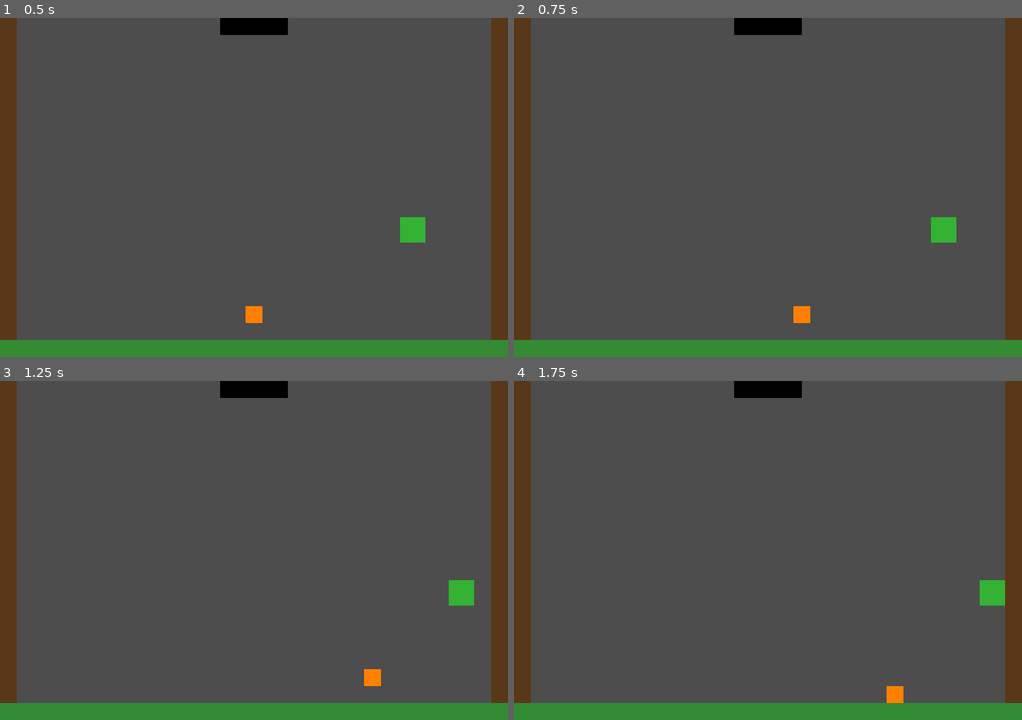
Above: before the commit, frames 1-4 (two rows, left to right).
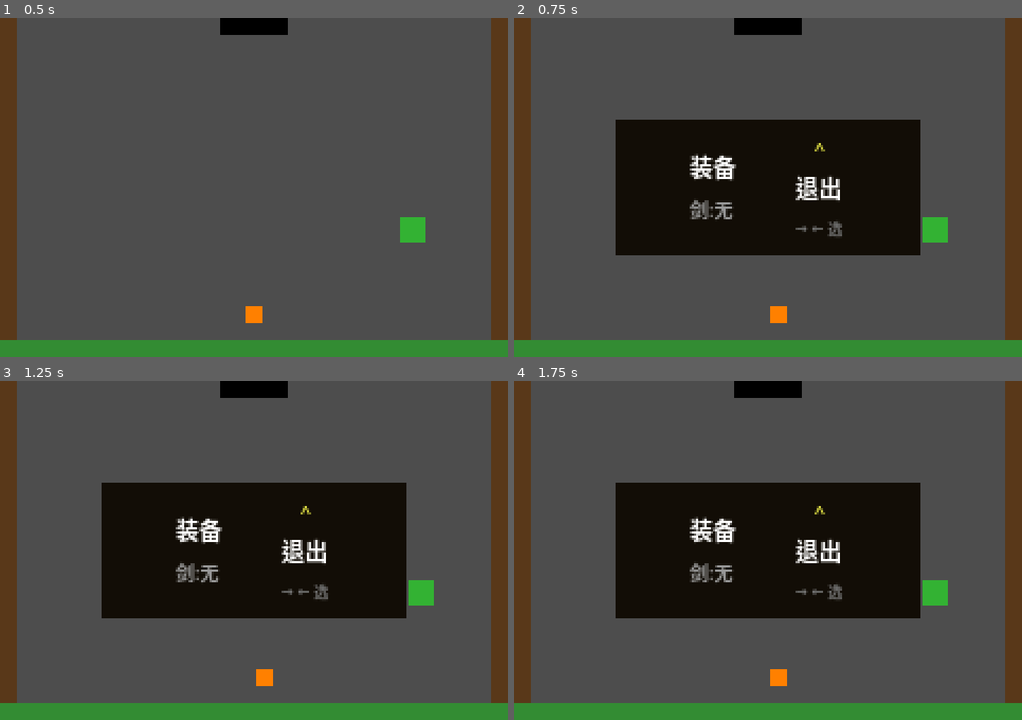
Above: after the commit, the same moments.

Repository: nocooldog/FC-Zelda-remake
Game: Godot game, scene res://scenes/main.tscn
Two runs of this game, one before a commit and one after it. Both use one fixed random seed, a clock stepped at 60 frames per second and the inputs below.
Inputs:
- Up to frame 1 (0.5 s): no input
- Up to frame 2 (0.75 s): tap Enter at 0.5 s; hold Right from 0.53 s (still down); tap M at 0.6 s
- Up to frame 3 (1.25 s): keep holding Right; tap Space at 0.77 s
- Up to frame 4 (1.75 s): release Right at 1.28 s; hold S from 1.28 s (still down); tap Enter at 1.35 s; tap Space at 1.52 s

Frame 1 is identical in both runs. In frame 2, 24% of the frame differs, in the area x 20-88%, y 30-90%; in frame 3, 25%, in the area x 20-94%, y 30-90%; in frame 4, 25%.
Error before the commit: Invalid assignment of property or key 'color' with value of type 'Color' on a base object of type 'PanelContainer'. (res://scripts/menu.gd:33)

Commit message:
fix: PanelContainer用StyleBoxFlat + Window.move_to_center()
- PanelContainer.color 不存在，改用 StyleBoxFlat + add_theme_stylebox_override
- Window.center() 不存在，改用 Window.move_to_center()

Diff:
--- a/src/scripts/game.gd
+++ b/src/scripts/game.gd
@@ -33,7 +33,7 @@
 func resize_window() -> void:
 	# 通过调整窗口大小让 Godot stretch_mode=viewport 自动缩放
 	get_window().size = Vector2i(BASE_W * _scale, BASE_H * _scale)
-	get_window().center()
+	get_window().move_to_center()
 
 func connect_transition_zones() -> void:
 	var entrance = get_node_or_null("CaveEntrance")
--- a/src/scripts/menu.gd
+++ b/src/scripts/menu.gd
@@ -30,7 +30,9 @@
 	panel.offset_top = -32
 	panel.offset_right = 72
 	panel.offset_bottom = 32
-	panel.color = Color(0.06, 0.04, 0.01, 0.95)
+	var sb = StyleBoxFlat.new()
+	sb.bg_color = Color(0.06, 0.04, 0.01, 0.95)
+	panel.add_theme_stylebox_override("panel", sb)
 	add_child(panel)
 
 	var hbox = HBoxContainer.new()
@@ -97,7 +99,9 @@
 	confirm_panel.offset_top = -30
 	confirm_panel.offset_right = 68
 	confirm_panel.offset_bottom = 30
-	confirm_panel.color = Color(0.04, 0.02, 0.01, 0.98)
+	var sb2 = StyleBoxFlat.new()
+	sb2.bg_color = Color(0.04, 0.02, 0.01, 0.98)
+	confirm_panel.add_theme_stylebox_override("panel", sb2)
 	confirm_panel.visible = false
 	add_child(confirm_panel)
 
